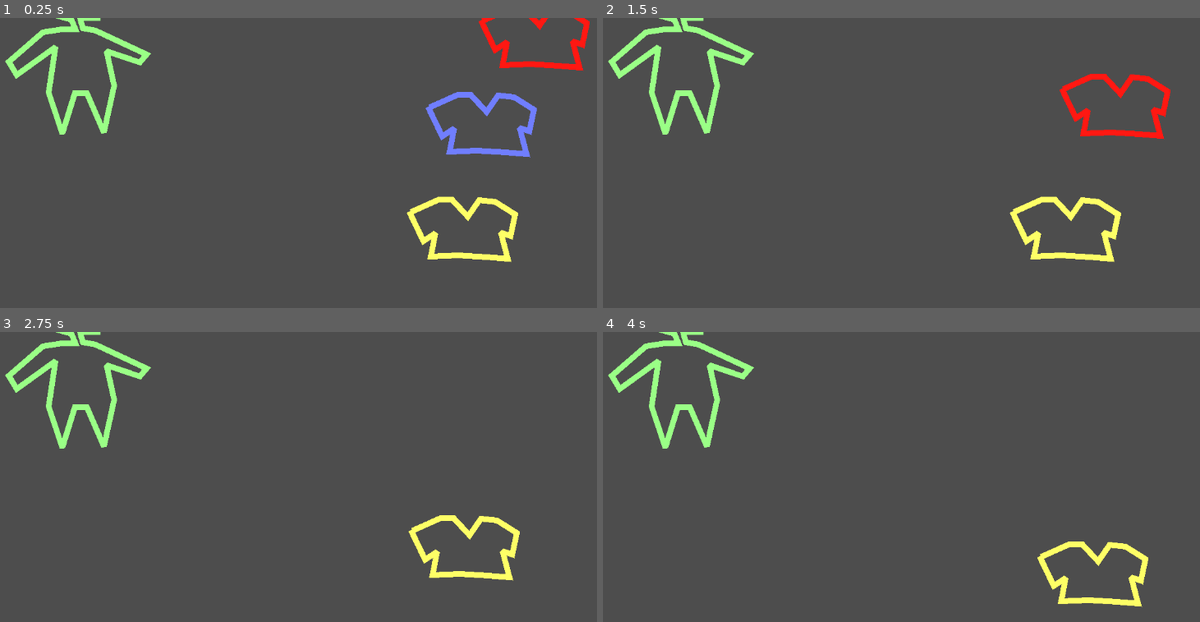
Above: before the commit, frames 1-4 (two rows, left to right).
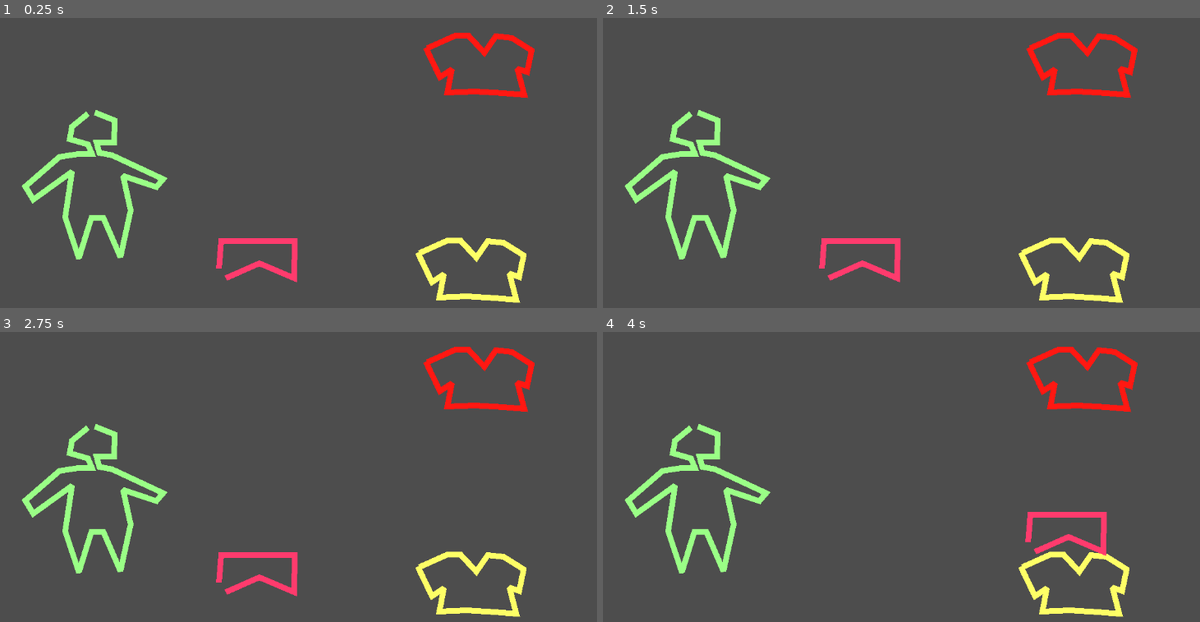
Above: after the commit, the same moments.

Repository: PushingPolygons/fashion-riot
Game: Godot game, scene res://Main/Main.tscn
Same seed, same stepped clock (60 frames per second), same inputs: the game is played once before the commit and once after it.
Inputs (mouse positions are in pixels of both pictures, inside the frame that each line leads up to):
- Up to frame 1 (0.25 s): no input
- Up to frame 2 (1.5 s): tap Enter at 0.5 s; drag from (1086, 125) to (1140, 41) at 0.52 s; tap Space at 1.25 s; drag from (1140, 41) to (1068, 232) at 1.27 s
- Up to frame 3 (2.75 s): tap Enter at 2 s; click (465, 546) at 2.1 s
- Up to frame 4 (4 s): tap Space at 2.75 s; drag from (865, 590) to (1068, 549) at 2.77 s; tap Enter at 3.5 s; move the mouse to (1092, 572) at 3.52 s; click (1092, 572) at 3.6 s

The runs differ from the first frame. In frame 1, 10% of the frame differs, in the area x 0-99%, y 0-99%; in frame 2, 9.3%; in frame 3, 8.3%; in frame 4, 8.1%.

Commit message:
Another made the Vestment class and realized we only need one registration point.

Diff:
--- a/Body/Body.gd
+++ b/Body/Body.gd
@@ -1,15 +1,7 @@
 extends Node2D
 
-@onready var top_snap = $TopSnap
-@onready var bottom_snap = $BottomSnap
-@onready var feet_snap = $FeetSnap
+@onready var snap = $Snap
 
 
-func AttachTop(top: Node2D):
-	top.position = $TopSnap.position
-
-func AttachBottom(bottom: Node2D):
-	bottom.position = $BottomSnap.position
-
-func AttachFeet(feet: Node2D):
-	feet.position = $FeetSnap.position
+func Attach(vestment: Node2D):
+	vestment.position = snap.position
--- a/Body/Body.tscn
+++ b/Body/Body.tscn
@@ -10,13 +10,5 @@
 points = PackedVector2Array(6, -87, 41, -73, 40, -34, 9, -34, 14, -16, 36, -12, 126, 30, 114, 44, 55.6156, 24.2889, 69, 85, 51, 167, 21, 98, 0, 98, -22, 169, -46, 97, -34, 17, -102, 66, -116, 43, -56, -9, -23, -14, 1, -14, -6, -31, -38, -40, -34, -62, -6, -85)
 default_color = Color(0.603922, 1, 0.52549, 1)
 
-[node name="TopSnap" type="Node2D" parent="."]
+[node name="Snap" type="Node2D" parent="."]
 self_modulate = Color(0.294118, 0.0901961, 0.152941, 1)
-position = Vector2(-9, -145)
-metadata/_edit_group_ = true
-
-[node name="BottomSnap" type="Node2D" parent="."]
-position = Vector2(-1, -93)
-
-[node name="FeetSnap" type="Node2D" parent="."]
-position = Vector2(-5, -11)
--- a/Main/Main.tscn
+++ b/Main/Main.tscn
@@ -1,24 +1,23 @@
-[gd_scene load_steps=4 format=3 uid="uid://do8ygn0l44rxk"]
+[gd_scene load_steps=5 format=3 uid="uid://do8ygn0l44rxk"]
 
 [ext_resource type="Script" path="res://Main/Main.gd" id="1_483lb"]
 [ext_resource type="PackedScene" uid="uid://trlapys8mrv5" path="res://Body/Body.tscn" id="2_faum3"]
-[ext_resource type="PackedScene" uid="uid://bpqppr45diq17" path="res://Top/Top.tscn" id="3_06wpa"]
+[ext_resource type="PackedScene" uid="uid://k0jk0efkgr3g" path="res://Top/Top.tscn" id="3_06wpa"]
+[ext_resource type="PackedScene" uid="uid://u4laknlputas" path="res://Top/Bottom.tscn" id="4_skftu"]
 
 [node name="Main" type="Node"]
 script = ExtResource("1_483lb")
 
 [node name="Body" parent="." instance=ExtResource("2_faum3")]
-position = Vector2(205, 207)
-
-[node name="Top" parent="Body" instance=ExtResource("3_06wpa")]
-modulate = Color(0.439216, 0.494118, 1, 1)
-position = Vector2(702, -24)
-snap_distance = 500.0
+position = Vector2(234, 426)
 
 [node name="Top2" parent="Body" instance=ExtResource("3_06wpa")]
 modulate = Color(1, 0.0941176, 0.0705882, 1)
-position = Vector2(795, -176)
+position = Vector2(683, -200)
 
 [node name="Top3" parent="Body" instance=ExtResource("3_06wpa")]
 modulate = Color(0.996078, 1, 0.4, 1)
 position = Vector2(669, 160)
+
+[node name="Bottom" parent="Body" instance=ExtResource("4_skftu")]
+position = Vector2(279, 68)
--- /dev/null
+++ b/Top/Bottom.tscn
@@ -0,0 +1,18 @@
+[gd_scene load_steps=3 format=3 uid="uid://u4laknlputas"]
+
+[ext_resource type="Script" path="res://Top/Vestment.gd" id="1_je08n"]
+
+[sub_resource type="RectangleShape2D" id="RectangleShape2D_mdgjy"]
+size = Vector2(144, 82.5)
+
+[node name="Bottom" type="Area2D"]
+script = ExtResource("1_je08n")
+
+[node name="AwesomeTee" type="Line2D" parent="."]
+position = Vector2(-14, -147)
+points = PackedVector2Array(-42, 110, 17, 84, 78, 110, 79, 45, -50, 45, -54, 93)
+default_color = Color(1, 0.231373, 0.427451, 1)
+
+[node name="CollisionShape2D" type="CollisionShape2D" parent="."]
+position = Vector2(-2, -72.25)
+shape = SubResource("RectangleShape2D_mdgjy")
--- a/Top/Top.gd
+++ /dev/null
@@ -1,28 +0,0 @@
-extends Area2D
-
-@export var snap_distance: float = 100.0 # px
-var is_dragging: bool = false
-
-
-func _ready():
-	input_event.connect(OnInputEvent)
-
-
-func OnInputEvent(view, event, idk):
-	if event is InputEventMouseButton:
-
-		# Pressed down on top.
-		if event.pressed:
-			is_dragging = true
-		# Lift up.
-		else:
-			is_dragging = false
-
-
-func _process(delta):
-	if is_dragging:
-		position = get_viewport().get_mouse_position() - get_parent().position
-		var pos = get_parent().top_snap.position
-		if position.distance_to(pos) < snap_distance:
-			print("Close enough.")
-			get_parent().AttachTop(self)
--- a/Top/Top.tscn
+++ b/Top/Top.tscn
@@ -1,16 +1,17 @@
-[gd_scene load_steps=3 format=3 uid="uid://bpqppr45diq17"]
+[gd_scene load_steps=3 format=3 uid="uid://k0jk0efkgr3g"]
 
-[ext_resource type="Script" path="res://Top/Top.gd" id="1_0u2sv"]
+[ext_resource type="Script" path="res://Top/Vestment.gd" id="1_av0nq"]
 
 [sub_resource type="RectangleShape2D" id="RectangleShape2D_mdgjy"]
 size = Vector2(183, 103)
 
 [node name="Top" type="Area2D"]
-script = ExtResource("1_0u2sv")
+script = ExtResource("1_av0nq")
 
 [node name="AwesomeTee" type="Line2D" parent="."]
+position = Vector2(-14, -147)
 points = PackedVector2Array(-95, -27, -70, 25, -49, 11, -57, 52, -9, 50, 41, 53, 78, 56, 66, 10, 83, 16, 91, -22, 56, -44, 28, -47, 8, -18, -20, -48, -43, -48, -92, -26)
 
 [node name="CollisionShape2D" type="CollisionShape2D" parent="."]
-position = Vector2(2.5, 7.5)
+position = Vector2(-11.5, -139.5)
 shape = SubResource("RectangleShape2D_mdgjy")
--- /dev/null
+++ b/Top/Vestment.gd
@@ -0,0 +1,28 @@
+extends Area2D
+class_name Vestment
+
+@export var snap_distance: float = 100.0 # px
+var is_dragging: bool = false
+var mouse_offset: Vector2 = Vector2(0, 100)
+
+
+func _ready():
+	input_event.connect(OnInputEvent)
+
+func _process(delta):
+	if Input.is_action_just_released("drag"):
+		is_dragging = false
+
+	if is_dragging:
+		position = get_viewport().get_mouse_position() - get_parent().position - mouse_offset
+		print(position)
+		var pos = get_parent().snap.position
+		if position.distance_to(pos) < snap_distance:
+			print("Close enough.")
+			get_parent().Attach(self)
+
+func OnInputEvent(viewport, event, shape_idx):
+	if event is InputEventMouseButton:
+		if event.pressed: # Pressed down on vestment.
+			is_dragging = true
+			mouse_offset = get_local_mouse_position()
--- a/project.godot
+++ b/project.godot
@@ -14,3 +14,11 @@
 run/main_scene="res://Main/Main.tscn"
 config/features=PackedStringArray("4.0", "Forward Plus")
 config/icon="res://icon.svg"
+
+[input]
+
+drag={
+"deadzone": 0.5,
+"events": [Object(InputEventMouseButton,"resource_local_to_scene":false,"resource_name":"","device":-1,"window_id":0,"alt_pressed":false,"shift_pressed":false,"ctrl_pressed":false,"meta_pressed":false,"button_mask":1,"position":Vector2(254, 10),"global_position":Vector2(258, 53),"factor":1.0,"button_index":1,"pressed":true,"double_click":false,"script":null)
+]
+}
Not shown, added: export_presets.cfg
